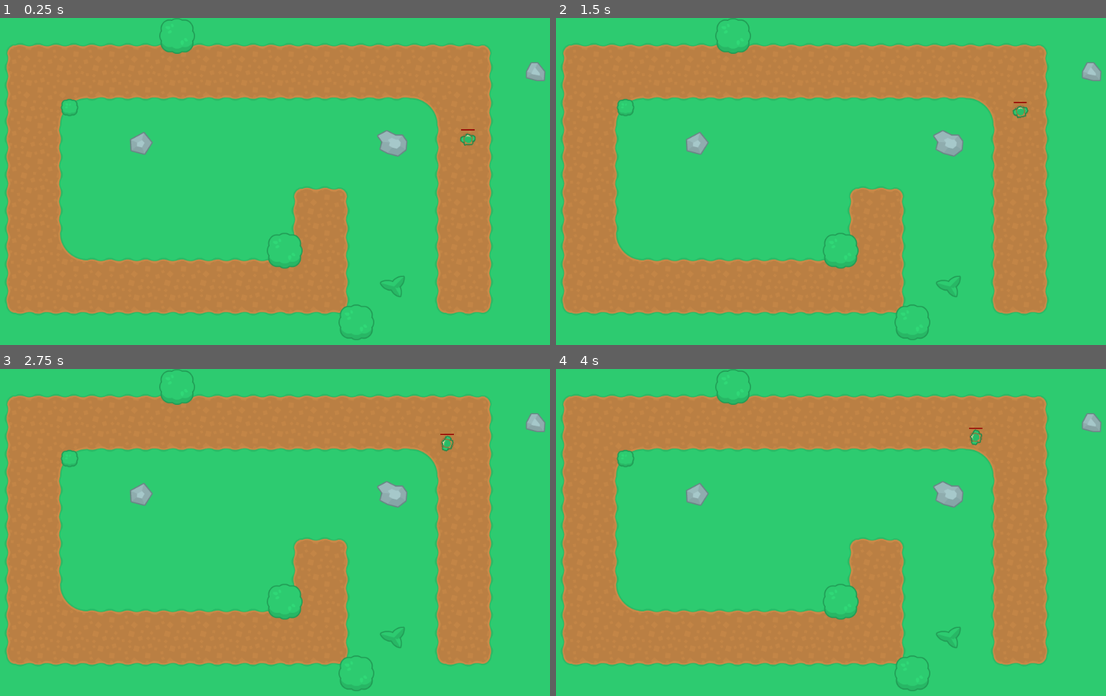
Above: before the commit, frames 1-4 (two rows, left to right).
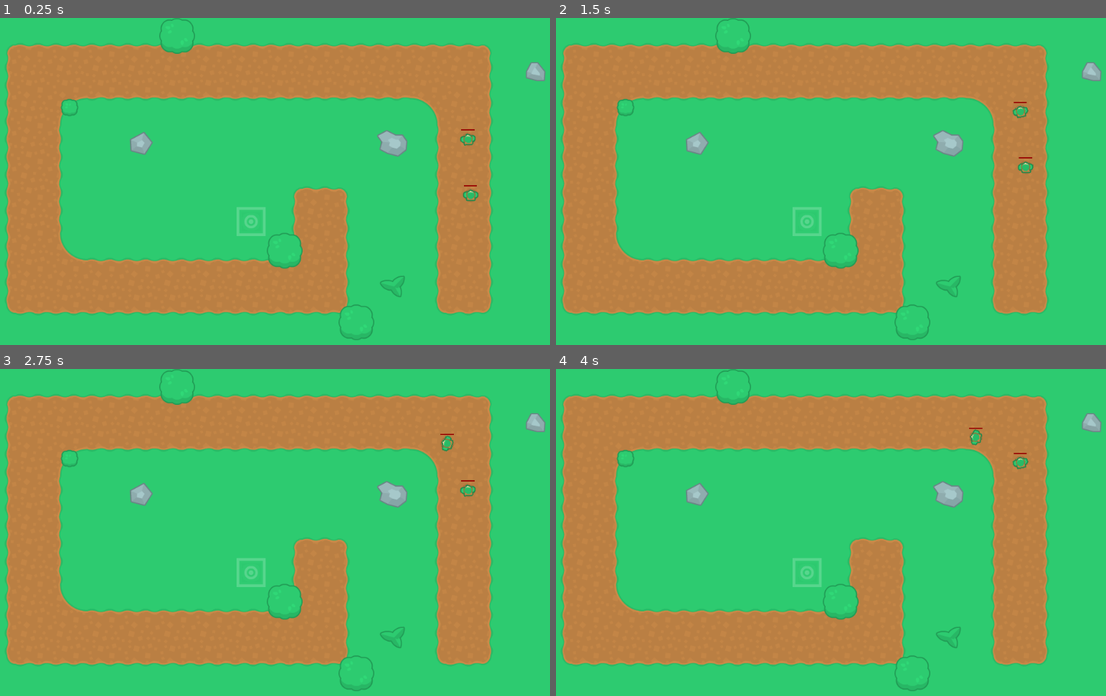
Above: after the commit, the same moments.

Repository: sinb-dev/Godot-TowerDefense
Game: Godot game, scene res://TowerDefense.tscn
The game is run twice, just before and just after one commit, with the same random seed, the same clock (stepped at 60 frames per second) and the same inputs.
Inputs (mouse positions are in pixels of both pictures, inside the frame that each line leads up to):
- Up to frame 1 (0.25 s): no input
- Up to frame 2 (1.5 s): move the mouse to (946, 168) at 0.52 s; click (946, 168) at 0.67 s; move the mouse to (710, 201) at 1.27 s; click (710, 201) at 1.42 s
- Up to frame 3 (2.75 s): move the mouse to (324, 463) at 2.02 s; click (324, 463) at 2.17 s
- Up to frame 4 (4 s): move the mouse to (792, 604) at 2.77 s; click (792, 604) at 2.92 s; move the mouse to (996, 588) at 3.52 s; click (996, 588) at 3.67 s

The runs differ from the first frame. In frame 1, 0.3% of the frame differs, in the area x 43-88%, y 51-67%; in frame 2, 0.3%; in frame 3, 0.3%, in the area x 43-87%, y 33-67%; in frame 4, 0.3%.

Commit message:
Added turret rotation towards enemies

Diff:
--- a/TowerDefence/Enemies/Infantry.tscn
+++ b/TowerDefence/Enemies/Infantry.tscn
@@ -4,21 +4,23 @@
 [ext_resource path="res://Enemies/Enemy.gd" type="Script" id=2]
 [ext_resource path="res://Assets/healthbar.png" type="Texture" id=3]
 
-[sub_resource type="RectangleShape2D" id=2]
+[sub_resource type="RectangleShape2D" id=3]
 extents = Vector2( 11.5914, 14.0861 )
 
-[sub_resource type="AtlasTexture" id=1]
+[sub_resource type="AtlasTexture" id=2]
 atlas = ExtResource( 1 )
 region = Rect2( 979.823, 656.669, 24.9631, 30.7254 )
 
-[node name="Infantry" type="Area2D"]
+[node name="Infantry" type="Area2D" groups=[
+"enemy",
+]]
 script = ExtResource( 2 )
 
 [node name="CollisionShape2D" type="CollisionShape2D" parent="."]
-shape = SubResource( 2 )
+shape = SubResource( 3 )
 
 [node name="Sprite" type="Sprite" parent="."]
-texture = SubResource( 1 )
+texture = SubResource( 2 )
 
 [node name="Healthbar" type="TextureProgress" parent="."]
 margin_left = -8.0
--- a/TowerDefence/Maps/Level.gd
+++ b/TowerDefence/Maps/Level.gd
@@ -1,16 +1,29 @@
 extends Node
+
+onready var Tower = preload("res://Turrets/Tower.tscn")
 
 func _ready():
 	if !$EnemyPath:
 		print("Level is missing the Path2D node 'EnemyPath' for ground enemies to follow")
 
-func add_unit(unit: Node2D):
+func add_unit(unit: Node2D, offset: int):
 	var path_follow = PathFollow2D.new()
 	path_follow.add_child(unit)
-	path_follow.offset = 400
+	path_follow.offset = offset
 	$EnemyPath.add_child(path_follow)
 
 func _process(delta: float):
 	var path_follows = $EnemyPath.get_children()
 	for path_follow in path_follows:
 		path_follow.offset += path_follow.get_child(0).Speed*delta
+
+func place_turret(slot):
+	var pos = slot.position
+	slot.queue_free()
+	var tower = Tower.instance();
+	tower.place_cannon()
+	tower.position = pos
+	add_child(tower)
+
+func _on_Slot_clicked(slot):
+	place_turret(slot)
--- a/TowerDefence/Maps/Level1.tscn
+++ b/TowerDefence/Maps/Level1.tscn
@@ -1,7 +1,8 @@
-[gd_scene load_steps=4 format=2]
+[gd_scene load_steps=5 format=2]
 
 [ext_resource path="res://Maps/Tilesheet.tres" type="TileSet" id=1]
 [ext_resource path="res://Maps/Level.gd" type="Script" id=2]
+[ext_resource path="res://Turrets/Slot.tscn" type="PackedScene" id=3]
 
 [sub_resource type="Curve2D" id=1]
 _data = {
@@ -21,5 +22,16 @@
 format = 1
 tile_data = PoolIntArray( 5, 4, 0, 65551, 10, 0, 131074, 5, 0, 196612, 12, 0, 196619, 11, 0, 393224, 4, 0, 458763, 6, 0, 524298, 4, 0 )
 
+[node name="TurretBases" type="TileMap" parent="."]
+visible = false
+tile_set = ExtResource( 1 )
+format = 1
+tile_data = PoolIntArray( 5, 4, 0, 65551, 10, 0, 131074, 5, 0, 196612, 12, 0, 196619, 11, 0, 327687, 13, 0, 393224, 4, 0, 458763, 6, 0, 524298, 4, 0 )
+
 [node name="EnemyPath" type="Path2D" parent="."]
 curve = SubResource( 1 )
+
+[node name="Slot" parent="." instance=ExtResource( 3 )]
+position = Vector2( 483.575, 363.682 )
+
+[connection signal="clicked" from="Slot" to="." method="_on_Slot_clicked"]
--- a/TowerDefence/Maps/Tilesheet.tres
+++ b/TowerDefence/Maps/Tilesheet.tres
@@ -203,3 +203,17 @@
 12/shape_one_way_margin = 0.0
 12/shapes = [  ]
 12/z_index = 0
+13/name = "Turretbase"
+13/texture = ExtResource( 1 )
+13/tex_offset = Vector2( 0, 0 )
+13/modulate = Color( 1, 1, 1, 1 )
+13/region = Rect2( 1152, 0, 64, 64 )
+13/tile_mode = 0
+13/occluder_offset = Vector2( 0, 0 )
+13/navigation_offset = Vector2( 0, 0 )
+13/shape_offset = Vector2( 0, 0 )
+13/shape_transform = Transform2D( 1, 0, 0, 1, 0, 0 )
+13/shape_one_way = false
+13/shape_one_way_margin = 0.0
+13/shapes = [  ]
+13/z_index = 0
--- a/TowerDefence/TowerDefense.gd
+++ b/TowerDefence/TowerDefense.gd
@@ -3,5 +3,21 @@
 onready var Infantry = preload("res://Enemies/Infantry.tscn")
 
 func _ready():
-	var soldier = Infantry.instance()
-	$Level1.add_unit(soldier)
+	$Level1.add_unit(Infantry.instance(), 400)
+	$Level1.add_unit(Infantry.instance(), 300)
+
+func _process(_delta):
+	var towers = get_tree().get_nodes_in_group("tower");
+	var enemies = get_tree().get_nodes_in_group("enemy");
+
+	enemies.sort_custom(self, "sort_towers_by_distance")
+
+	if enemies.size() == 0:
+		return
+	for t in towers:
+		for e in enemies:
+			if t.in_range(e.get_parent().position):
+				t.turn_towards(e.get_parent().position)
+
+func sort_towers_by_distance(a,b):
+	return a.get_parent().offset > b.get_parent().offset
--- a/TowerDefence/TowerDefense.tscn
+++ b/TowerDefence/TowerDefense.tscn
@@ -7,3 +7,5 @@
 script = ExtResource( 2 )
 
 [node name="Level1" parent="." instance=ExtResource( 1 )]
+
+[node name="Line2D" type="Line2D" parent="."]
--- a/TowerDefence/Turrets/Cannon.tscn
+++ b/TowerDefence/Turrets/Cannon.tscn
@@ -1,21 +1,14 @@
-[gd_scene load_steps=5 format=2]
+[gd_scene load_steps=4 format=2]
 
-[ext_resource path="res://Turrets/Turret.gd" type="Script" id=1]
+[ext_resource path="res://Turrets/Tower.gd" type="Script" id=1]
 [ext_resource path="res://Assets/towerDefense_tilesheet.png" type="Texture" id=2]
-
-[sub_resource type="AtlasTexture" id=2]
-atlas = ExtResource( 2 )
-region = Rect2( 1216, 448, 64, 64 )
 
 [sub_resource type="AtlasTexture" id=1]
 atlas = ExtResource( 2 )
 region = Rect2( 1216, 640, 64, 64 )
 
-[node name="Cannon" type="Node"]
+[node name="Cannon" type="Node2D"]
 script = ExtResource( 1 )
 
-[node name="Bottom2" type="Sprite" parent="."]
-texture = SubResource( 2 )
-
-[node name="Bottom" type="Sprite" parent="Bottom2"]
+[node name="Gun" type="Sprite" parent="."]
 texture = SubResource( 1 )
--- /dev/null
+++ b/TowerDefence/Turrets/Slot.gd
@@ -0,0 +1,14 @@
+extends Area2D
+
+signal clicked
+
+func _ready():
+	pass
+
+func _on_Slot_input_event(viewport, event, shape_idx):
+	if event.button_mask == 1 && event.pressed:
+		on_clicked()
+	pass
+
+func on_clicked():
+	emit_signal("clicked", self)
--- /dev/null
+++ b/TowerDefence/Turrets/Slot.tscn
@@ -0,0 +1,22 @@
+[gd_scene load_steps=5 format=2]
+
+[ext_resource path="res://Assets/towerDefense_tilesheet.png" type="Texture" id=1]
+[ext_resource path="res://Turrets/Slot.gd" type="Script" id=2]
+
+[sub_resource type="AtlasTexture" id=1]
+atlas = ExtResource( 1 )
+region = Rect2( 1152, 0, 64, 64 )
+
+[sub_resource type="RectangleShape2D" id=2]
+extents = Vector2( 25.855, 26.0596 )
+
+[node name="Slot" type="Area2D"]
+script = ExtResource( 2 )
+
+[node name="Sprite" type="Sprite" parent="."]
+texture = SubResource( 1 )
+
+[node name="CollisionShape2D" type="CollisionShape2D" parent="."]
+shape = SubResource( 2 )
+
+[connection signal="input_event" from="." to="." method="_on_Slot_input_event"]
--- /dev/null
+++ b/TowerDefence/Turrets/Tower.gd
@@ -0,0 +1,22 @@
+extends Node2D
+
+var Cannon = load("res://Turrets/Cannon.tscn")
+var turret_range = 800
+var turret
+func _ready():
+	pass
+
+func turn_towards(point: Vector2):
+	var dx = position - point;
+	turret.rotation = atan2(dx.y, dx.x) - PI/2
+
+func in_range(point: Vector2) -> bool:
+	return position.distance_squared_to(point) < turret_range*turret_range
+
+func place_cannon():
+	if turret:
+		print("Cannot place two turrets")
+		return
+	turret = Cannon.instance()
+	add_child(turret)
+	pass
--- /dev/null
+++ b/TowerDefence/Turrets/Tower.tscn
@@ -0,0 +1,16 @@
+[gd_scene load_steps=4 format=2]
+
+[ext_resource path="res://Assets/towerDefense_tilesheet.png" type="Texture" id=1]
+[ext_resource path="res://Turrets/Tower.gd" type="Script" id=2]
+
+[sub_resource type="AtlasTexture" id=1]
+atlas = ExtResource( 1 )
+region = Rect2( 1216, 448, 64, 64 )
+
+[node name="Tower" type="Node2D" groups=[
+"tower",
+]]
+script = ExtResource( 2 )
+
+[node name="Sprite" type="Sprite" parent="."]
+texture = SubResource( 1 )
--- a/TowerDefence/Turrets/Turret.gd
+++ /dev/null
@@ -1,6 +0,0 @@
-extends Node
-
-
-
-func _ready():
-	pass
